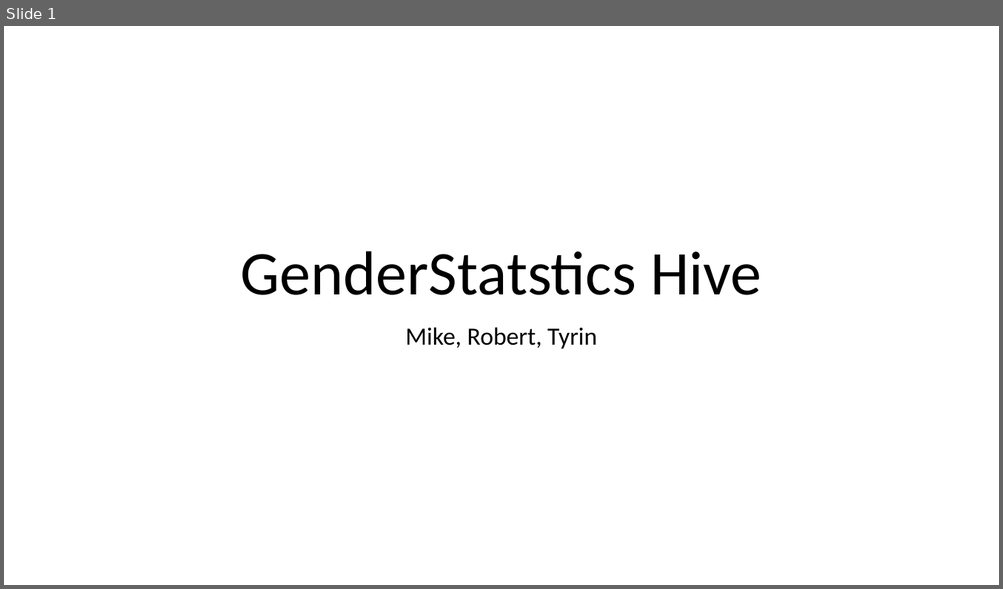
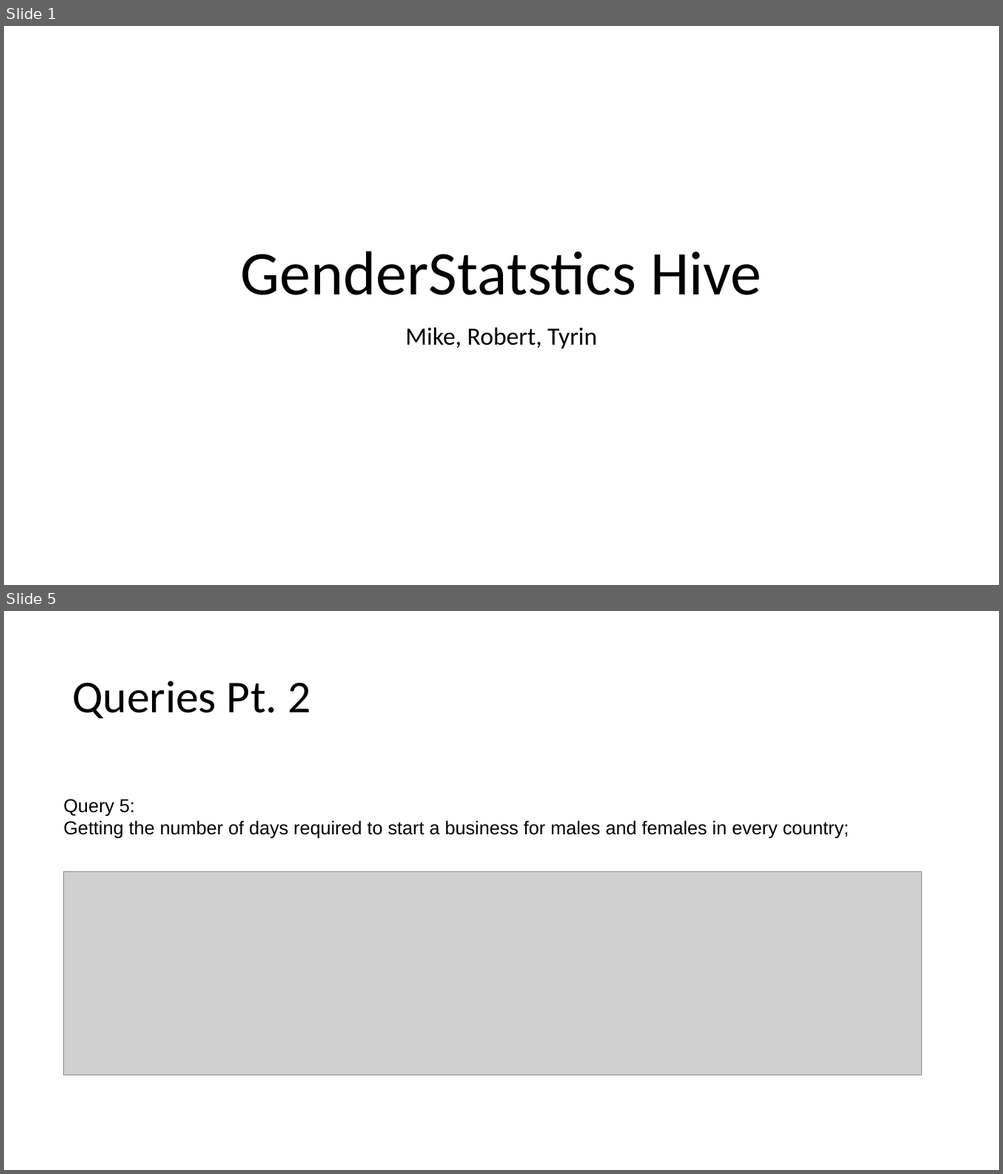
Before and after one commit to RobertOFreeman/GenderStatistics2, a slide deck: GenderStatstics Hive.pptm. Shown one above the other, each under a label of ours: slide 1 before the commit, slides 1 and 5 after it; the slides between them are not shown. The pictures are 1003x589 and 1003x1174 pixels, drawn with LibreOffice and Linux fonts; fonts in the diff are those of the drawing; grey boxes stand for pictures. Boxes give left, top, right and bottom in pixels: in the first picture for what was removed or moved away, otherwise in the second. Text is boxed around its words. In the diff, an @@ line names an element or a change of style, - is before the commit and + after.

Commit message:
Presentation
Added query slides.

```diff
--- a/GenderStatstics Hive.pptm
+++ b/GenderStatstics Hive.pptm
@@ slide 5 added at (x1=4, y1=611, x2=999, y2=1170), background #FFFFFF @@
@@ text added at (x1=72, y1=681, x2=310, y2=718), 44 pt, text #000000 @@
+Queries Pt. 2
@@ text added at (x1=63, y1=799, x2=849, y2=839), 18 pt, text #000000 @@
+Query 5:
+Getting the number of days required to start a business for males and females in every country;
@@ picture added at (x1=64, y1=872, x2=922, y2=1076) @@
```
Also in this commit, not shown: 1 other slide added, 1 slide removed.
